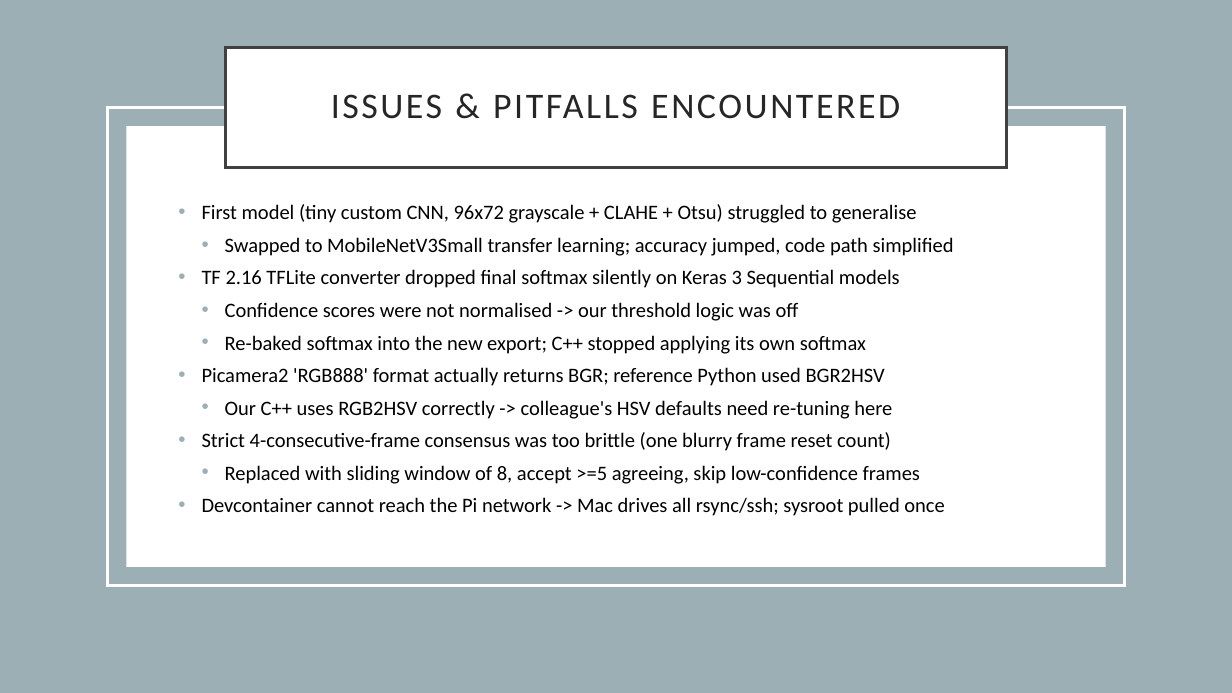
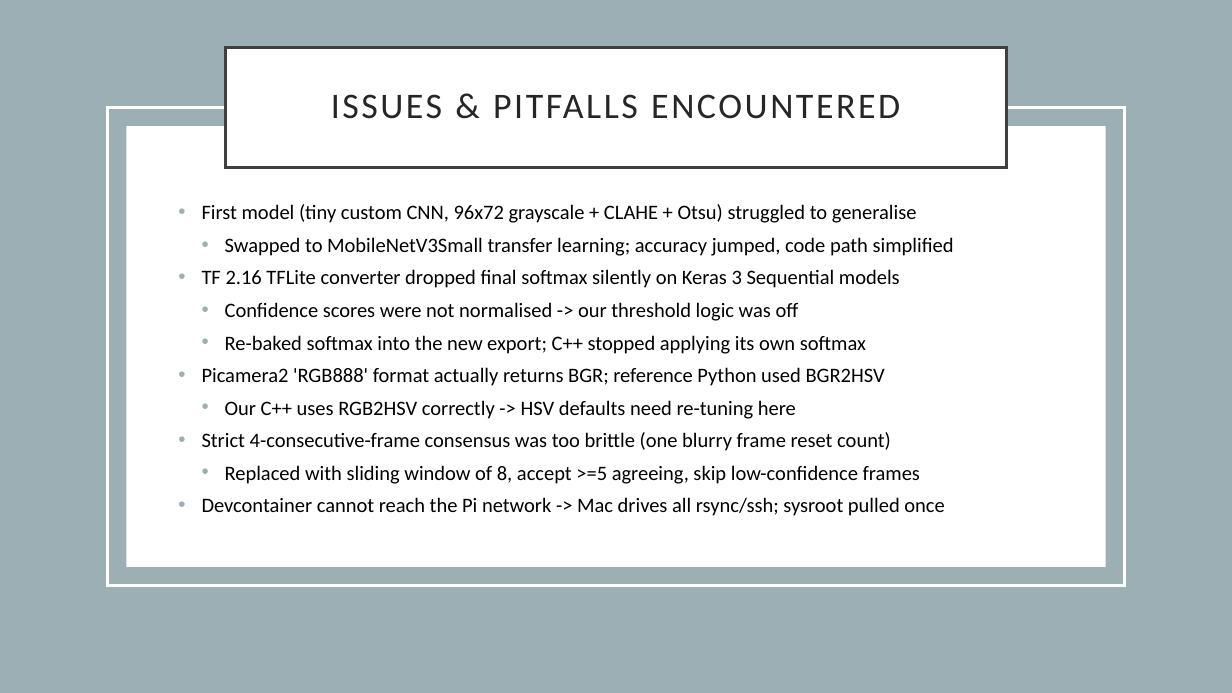
Before and after one commit to andreasranzmaier/EAI_Rock_Paper_Lose, a slide deck: slide 12 of presentation.pptx (slide 11 before the commit). Drawn at 1232x693 pixels with LibreOffice and Linux fonts; fonts in the diff are those of the drawing. Boxes give left, top, right and bottom in pixels: in the first picture for what was removed or moved away, otherwise in the second. Text is boxed around its words. In the diff, an @@ line names an element or a change of style, - is before the commit and + after.

```diff
--- a/presentation.pptx
+++ b/presentation.pptx
@@ text at (225,400,796,419): text changed @@
-  • Our C++ uses RGB2HSV correctly -> colleague's HSV defaults need re-tuning here
+  • Our C++ uses RGB2HSV correctly -> HSV defaults need re-tuning here
```
Also in this commit, not shown: 6 other slides changed, 1 slide added, 1 other file.
